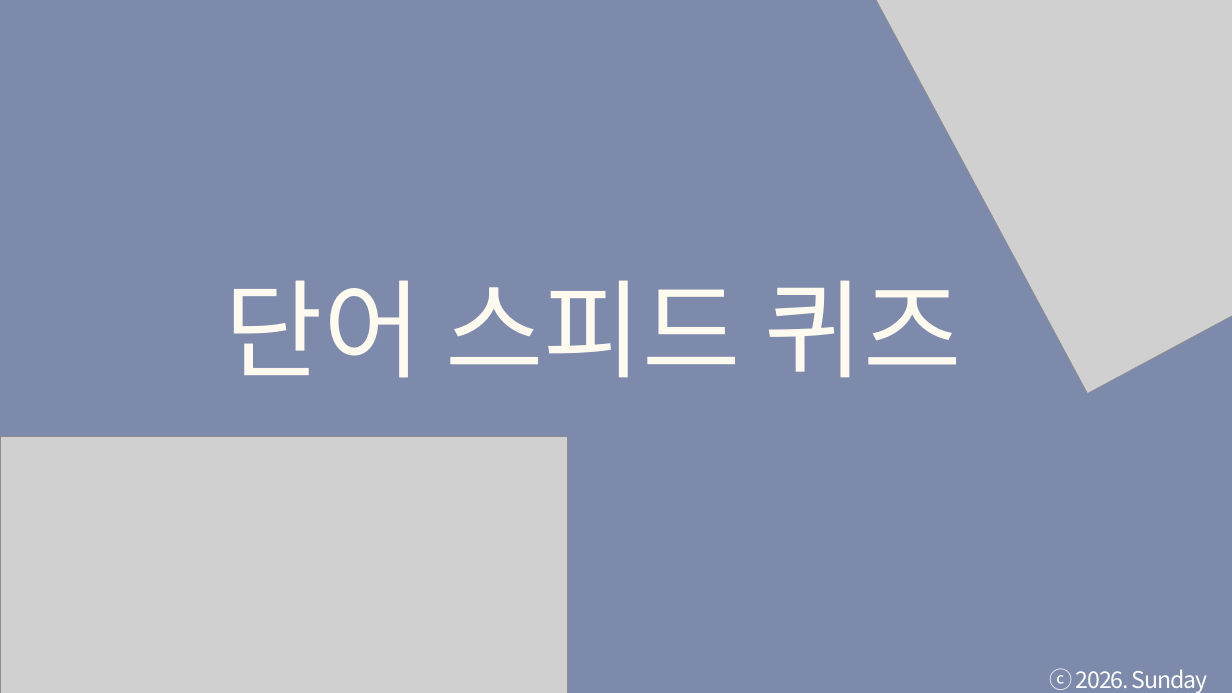
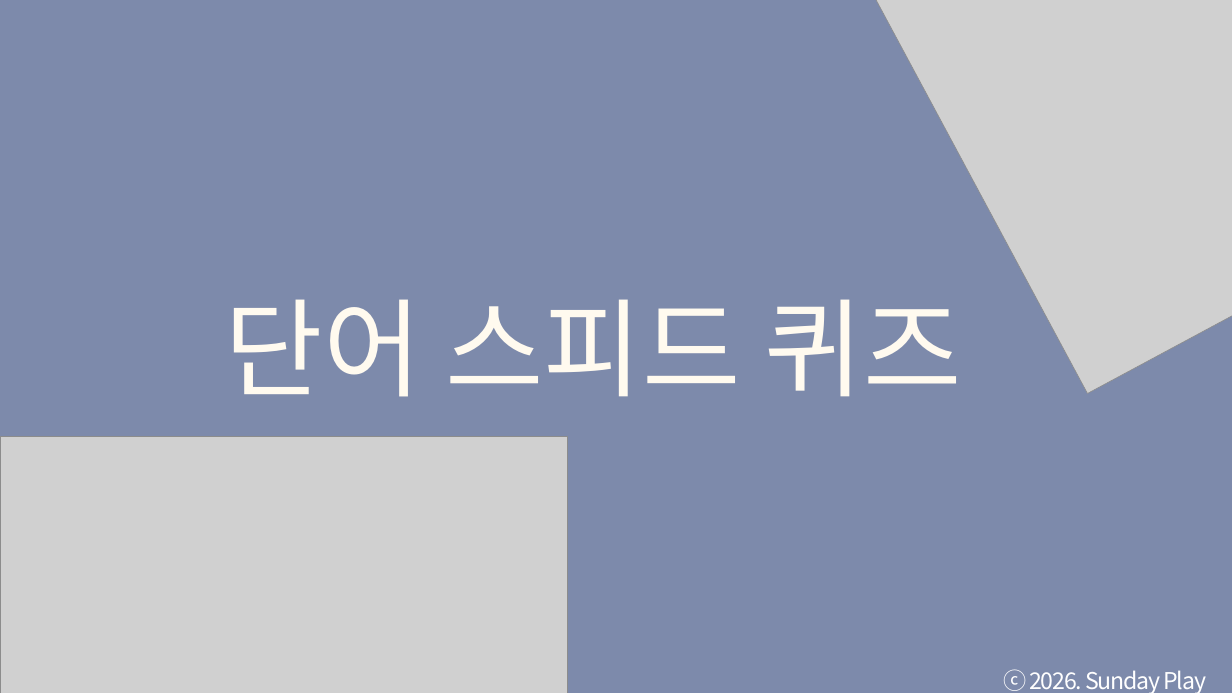
Before and after one commit to tkdgns25300/sunday_play, a slide deck: slide 1 of public/downloads/games/word-speed-quiz/rules.pptx. Drawn at 1232x693 pixels with LibreOffice and Linux fonts; fonts in the diff are those of the drawing; grey boxes stand for pictures. Boxes give left, top, right and bottom in pixels: in the first picture for what was removed or moved away, otherwise in the second. Text is boxed around its words. In the diff, an @@ line names an element or a change of style, - is before the commit and + after.

```diff
--- a/public/downloads/games/word-speed-quiz/rules.pptx
+++ b/public/downloads/games/word-speed-quiz/rules.pptx
@@ text "단어 스피드 퀴즈": place and size @@
-text "단어 스피드 퀴즈" at (225,280,962,378)
+text "단어 스피드 퀴즈" at (225,299,962,397)
@@ text "단어 스피드 퀴즈" at (225,299,962,397): font Lato to Noto Sans CJK KR @@
@@ text "ⓒ 2026. Sunday Play" rewrapped from (1050,668,1207,693) to (1003,669,1206,693) @@
```
Also in this commit, not shown: 20 other slides changed, 3 other files.
